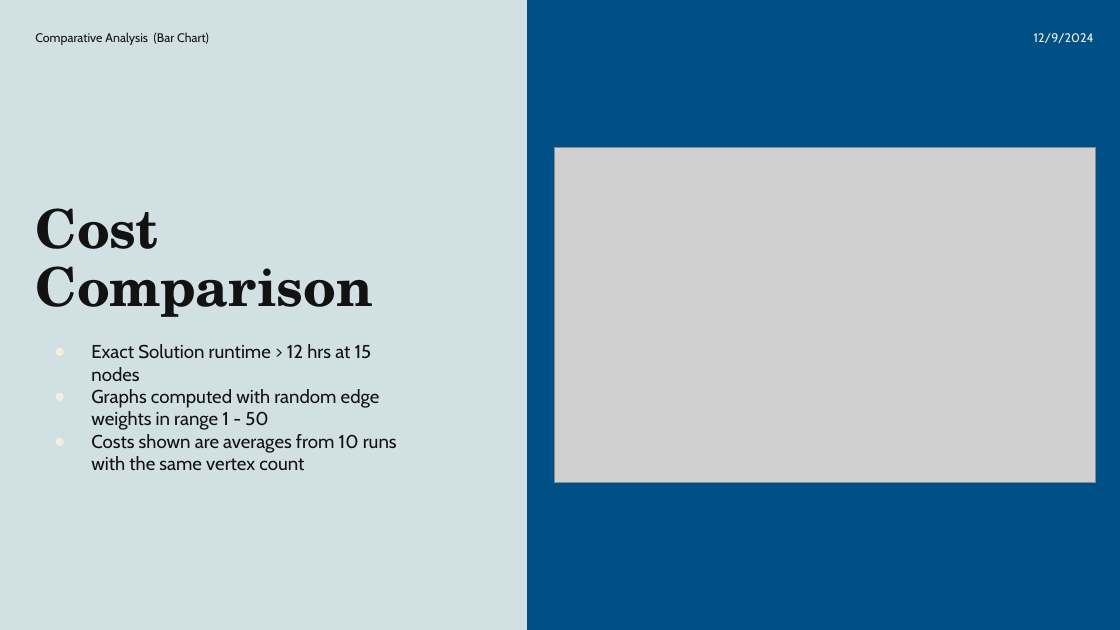
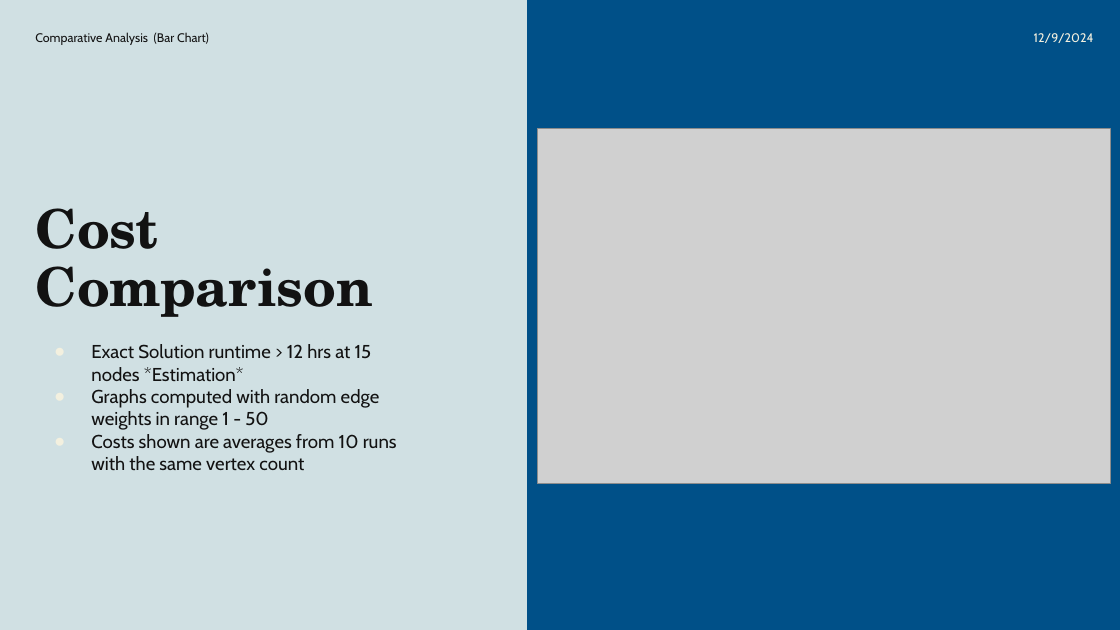
Before and after one commit to thomasbrickhouse/412project, a slide deck: slide 6 of presentations/TSP Augment.pptx. Drawn at 1120x630 pixels with LibreOffice and Linux fonts; fonts in the diff are those of the drawing; grey boxes stand for pictures. Boxes give left, top, right and bottom in pixels: in the first picture for what was removed or moved away, otherwise in the second. Text is boxed around its words. In the diff, an @@ line names an element or a change of style, - is before the commit and + after.

Commit message:
Graph Changes

```diff
--- a/presentations/TSP Augment.pptx
+++ b/presentations/TSP Augment.pptx
@@ picture: place and size @@
-picture at [554,148,1095,483]
+picture at [538,129,1110,484]
@@ text at [91,344,372,381]: text changed @@
-● Exact Solution runtime > 12 hrs at 15 nodes
+● Exact Solution runtime > 12 hrs at 15 nodes *Estimation*
```
